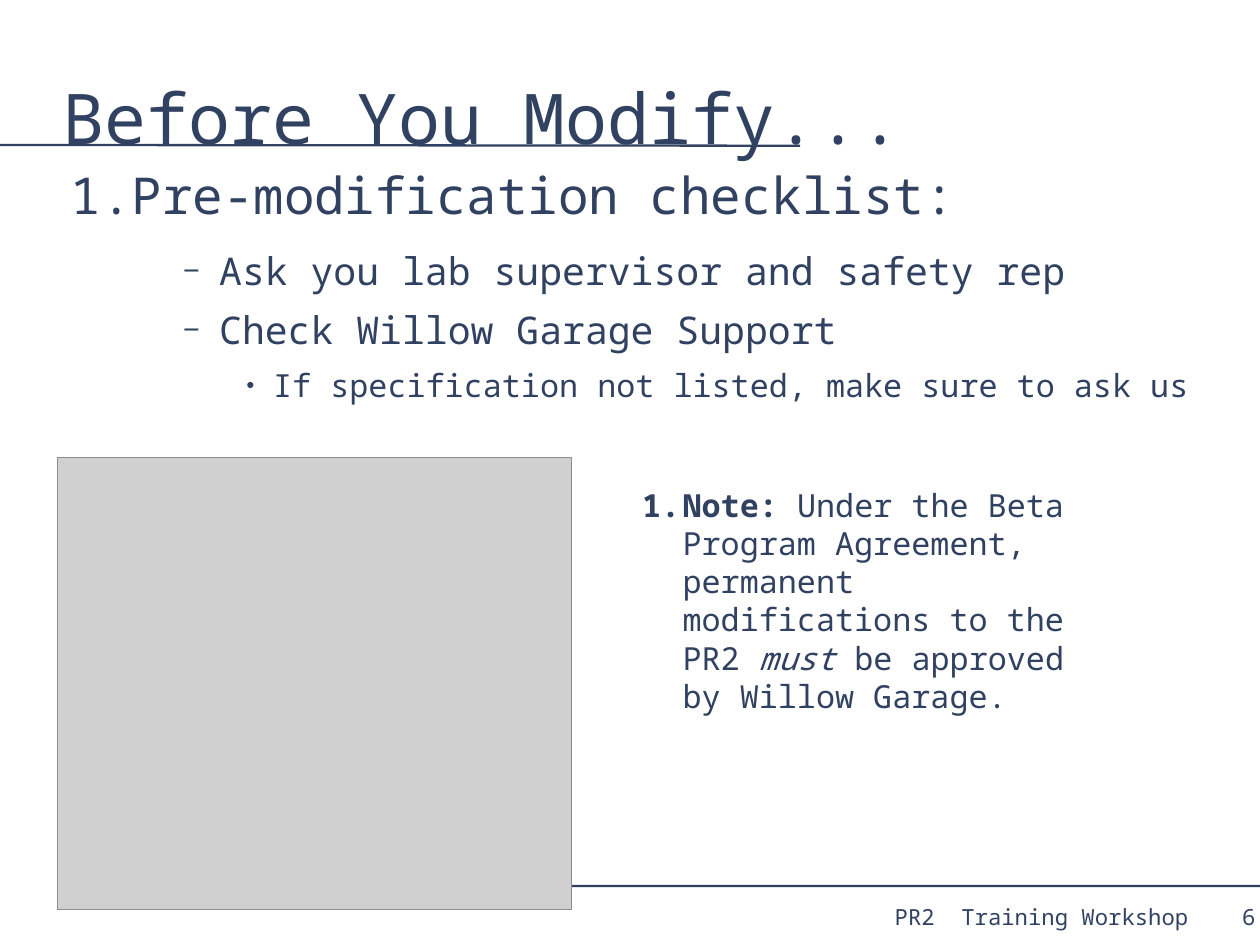
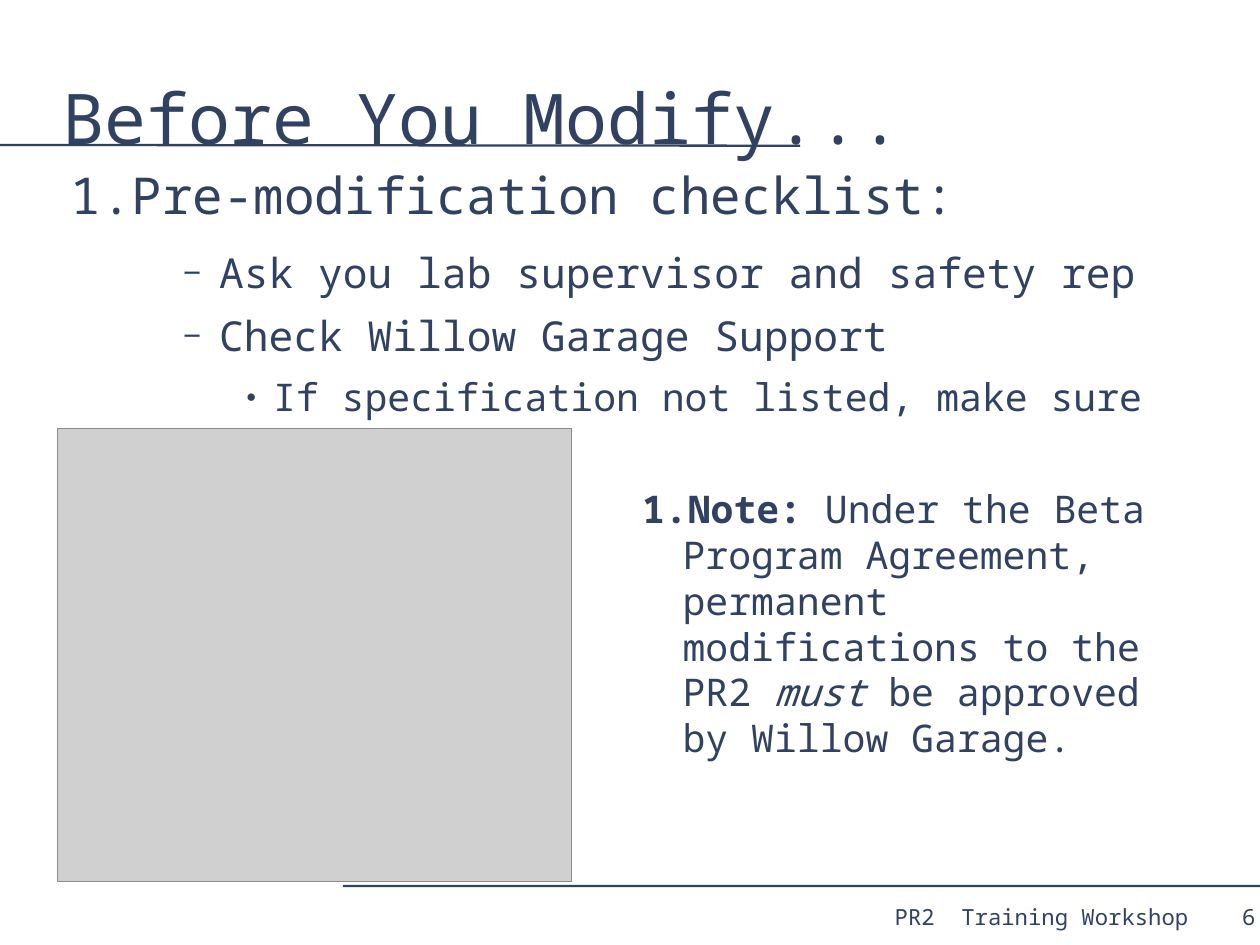
Before and after one commit to PR2/pr2_docs, a slide deck: slide 6 of pr2_training_workshop/modifying_pr2/adding_sensor.odp. Drawn at 1260x945 pixels with LibreOffice and Linux fonts; fonts in the diff are those of the drawing; grey boxes stand for pictures. Boxes give left, top, right and bottom in pixels: in the first picture for what was removed or moved away, otherwise in the second. Text is boxed around its words. In the diff, an @@ line names an element or a change of style, - is before the commit and + after.

```diff
--- a/pr2_training_workshop/modifying_pr2/adding_sensor.odp
+++ b/pr2_training_workshop/modifying_pr2/adding_sensor.odp
@@ text at bbox=[219, 256, 1142, 429]: size 24 to 26 pt in "Ask you lab supervisor and safety rep", "Check Willow Garage Support"; size 20 to 24 pt in "If specification not listed, make sure to ..." @@
@@ picture: place and size @@
-picture at bbox=[57, 457, 572, 910]
+picture at bbox=[57, 429, 572, 882]
@@ text "Note: Under the Beta Program ..." at bbox=[642, 494, 1145, 762]: size 20 to 24 pt @@
```
Also in this commit, not shown: 8 other slides changed, 1 slide added.
